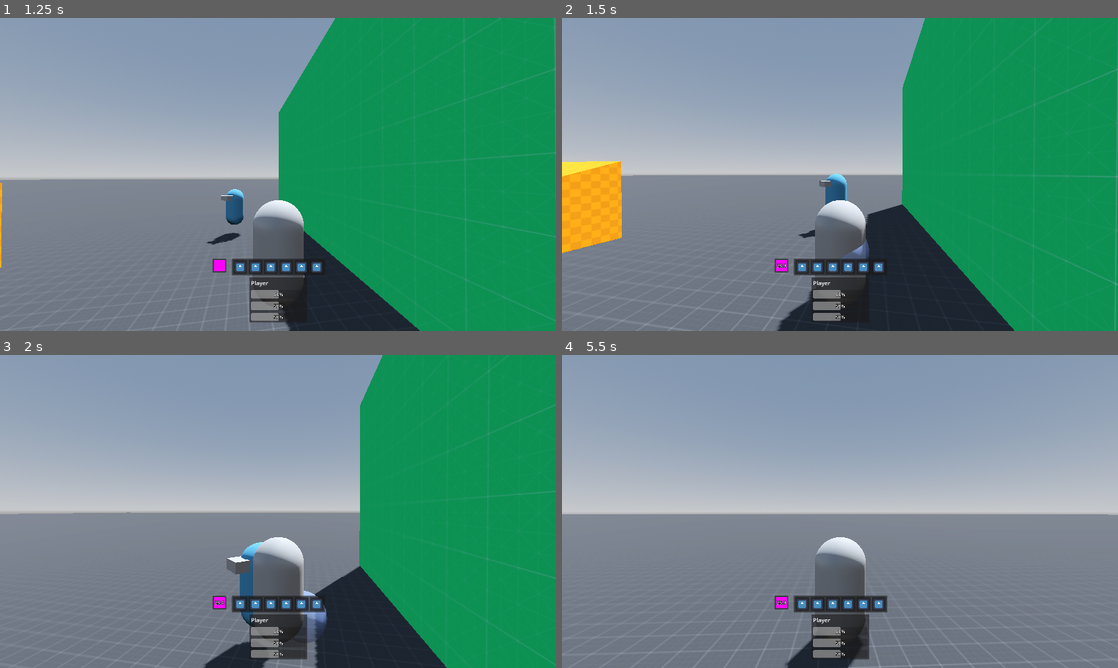
Above: before the commit, frames 1-4 (two rows, left to right).
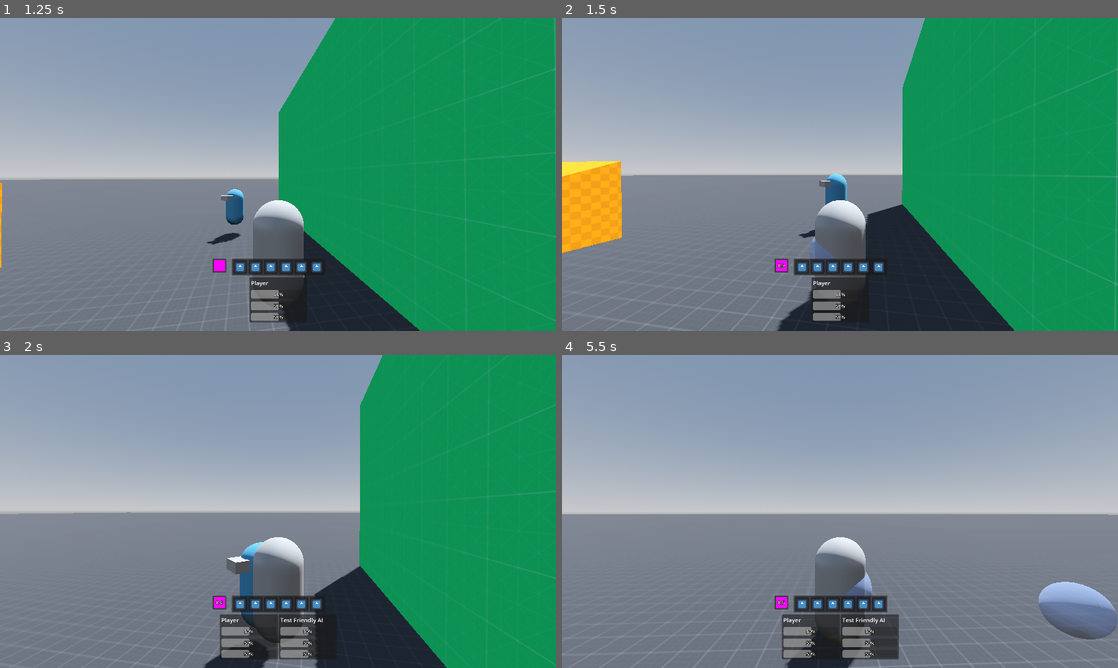
Above: after the commit, the same moments.

Repository: EveningComet/Enigma-Fusion
Game: Godot game, scene res://Scenes/Game.tscn
Same seed, same stepped clock (60 frames per second), same inputs: the game is played once before the commit and once after it. The engine's default icon, where the game draws it, is replaced by a stand-in: a white triangle on a blue panel in a dark square.
Inputs (mouse positions are in pixels of both pictures, inside the frame that each line leads up to):
- Up to frame 1 (1.25 s): tap Enter at 0.5 s; move the mouse to (305, 174) at 0.52 s; hold W (move_forward) from 0.53 s (still down); tap E (interact) at 0.6 s; tap Space (jump) at 0.77 s; tap F (talk) at 0.8 s
- Up to frame 2 (1.5 s): keep holding W (move_forward); move the mouse to (812, 174) at 1.27 s; tap F (talk) at 1.35 s
- Up to frame 3 (2 s): keep holding W (move_forward); tap Space (jump) at 1.52 s; tap E (interact) at 1.55 s
- Up to frame 4 (5.5 s): keep holding W (move_forward); move the mouse to (851, 505) at 2.02 s; click (851, 505) at 2.1 s; tap F (talk) at 2.3, 3.6, 5.1 s; move the mouse to (834, 517) at 2.77 s; tap E (interact) at 2.85, 4.35 s; tap Space (jump) at 3.02, 3.77, 4.52 s; move the mouse to (878, 514) at 3.52 s; move the mouse to (795, 508) at 4.27 s; move the mouse to (845, 511) at 5.02 s

Frame 1 is identical in both runs. In frame 2, 0.3% of the frame differs, in the area x 38-56%, y 69-80%; in frame 3, 1.8%; in frame 4, 3.5%, in the area x 38-100%, y 69-98%.

Commit message:
More Work On Recruitment
* I added basic code for making the object that allows the player to talk to hostile NPCs go in the direction the camera is facing.
* More dynamic way of adding characters to the player's party.

Diff:
--- a/Scenes/Player/Player.tscn
+++ b/Scenes/Player/Player.tscn
@@ -73,10 +73,12 @@
 [node name="CollisionShape3D" type="CollisionShape3D" parent="Interaction Radius"]
 shape = SubResource("SphereShape3D_jpmi0")
 
-[node name="PlayerHostileTalkHandler" type="Node" parent="." node_paths=PackedStringArray("cooldown_timer", "interaction_radius")]
+[node name="PlayerHostileTalkHandler" type="Node" parent="." node_paths=PackedStringArray("camera_controller", "cooldown_timer", "interaction_radius")]
 script = ExtResource("7_gswu2")
+camera_controller = NodePath("../Camera Rig")
 cooldown_timer = NodePath("Timer")
 hostile_talk_starter_prefab = ExtResource("11_hfac6")
+cooldown_time = 1.0
 interaction_radius = NodePath("../Interaction Radius")
 
 [node name="Timer" type="Timer" parent="PlayerHostileTalkHandler"]
--- a/Scripts/Player/HostileTalkStarter.gd
+++ b/Scripts/Player/HostileTalkStarter.gd
@@ -15,26 +15,25 @@
 	body_entered.connect( on_body_entered )
 
 func _physics_process(delta: float) -> void:
-	global_position += -transform.basis.z * speed * delta
+	global_position += velocity * speed * delta
 	curr_lifetime += delta
 	if curr_lifetime >= max_lifetime:
 		queue_free()
 
 func set_direction(dir: Vector3) -> void:
-	pass
+	velocity = dir
 
 func on_body_entered(body) -> void:
-	# TODO: This is bad form. Modify this.
-	if body.name == "Player":
-		return
+	if body.has_node("Combatant"):
+		var combatant: Combatant = body.get_node("Combatant")
+		if PlayerRosterController.contains_character(body) == false:
 
-	# TODO: Bad form. Modify this.
-	if body.name == "Test Enemy":
-		# Collided with an enemy the player can talk to, fire the event
-		Eventbus.begin_conversation_with_enemy.emit(body)
+			# Collided with an enemy the player can talk to, fire the event
+			Eventbus.begin_conversation_with_enemy.emit(body)
 
-	if OS.is_debug_build() == true:
-		print("HostileTalkStarter :: Collided and destroying self.")
+		# Pass through characters that are already belonging to the player
+		else:
+			return
 
 	# Destroy us when colliding with anything else
 	queue_free()
--- a/Scripts/Player/PlayerHostileTalkHandler.gd
+++ b/Scripts/Player/PlayerHostileTalkHandler.gd
@@ -3,6 +3,8 @@
 
 ## Used to display the cooldown to the player.
 signal player_pressed_hostile_talk_button()
+
+@export var camera_controller: CameraController
 
 @export var cooldown_timer: Timer
 
@@ -23,5 +25,9 @@
 
 		# TODO: Have the player aim for the enemy they want to talk to.
 		# Find the nearest character to talk to
-		var hostile_talk_starter = hostile_talk_starter_prefab.instantiate()
+		var hostile_talk_starter: HostileTalkStarter = hostile_talk_starter_prefab.instantiate()
 		get_parent().add_child(hostile_talk_starter)
+
+		# Make the object fly in the direction the camera is looking
+		var dir: Vector3 = -camera_controller.global_transform.basis.z
+		hostile_talk_starter.set_direction(dir)
--- a/Scripts/UI/General/PlayerHud.gd
+++ b/Scripts/UI/General/PlayerHud.gd
@@ -19,9 +19,6 @@
 	)
 
 func on_active_party_changed(curr_party: Array) -> void:
-	if OS.is_debug_build() == true:
-		print("PlayerHud :: Active party changed!")
-
 	# Clean out the old slots
 	for slot in party_container.get_children():
 		slot.queue_free()
